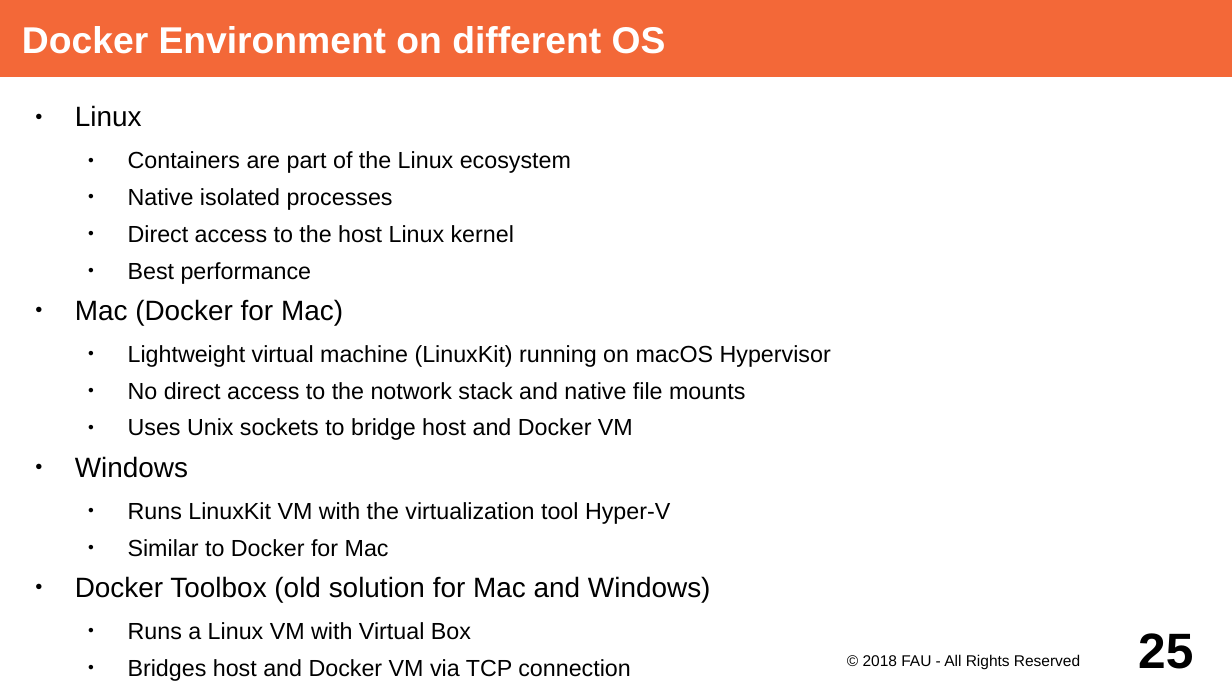
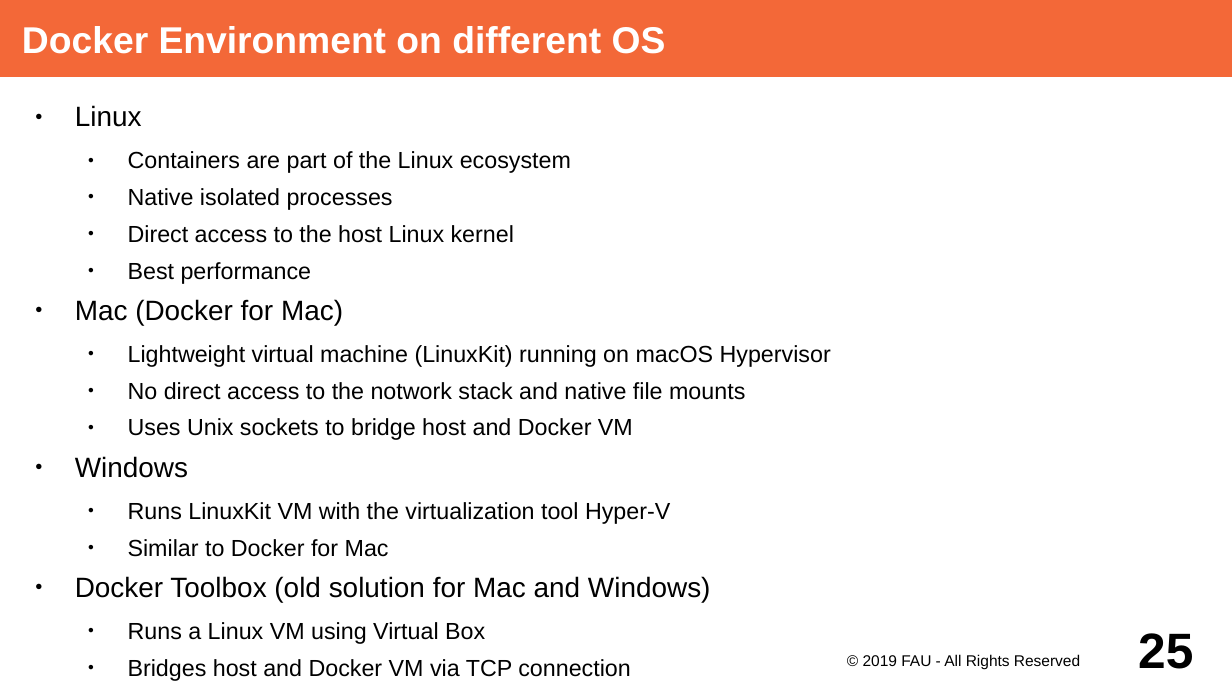
Before and after one commit to dirkriehle/adap-course, a slide deck: slide 25 of Lecture Slides/ADAP Z01 - Containerization.odp. Drawn at 1232x693 pixels with LibreOffice and Linux fonts; fonts in the diff are those of the drawing. Boxes give left, top, right and bottom in pixels: in the first picture for what was removed or moved away, otherwise in the second. Text is boxed around its words. In the diff, an @@ line names an element or a change of style, - is before the commit and + after.

```diff
--- a/Lecture Slides/ADAP Z01 - Containerization.odp
+++ b/Lecture Slides/ADAP Z01 - Containerization.odp
@@ text at [128,622,485,644]: text changed @@
-  ● Runs a Linux VM with Virtual Box
+  ● Runs a Linux VM using Virtual Box
@@ text at [863,654,1080,670]: text changed @@
-© 2018 FAU - All Rights Reserved
+© 2019 FAU - All Rights Reserved
```
Also in this commit, not shown: 26 other slides changed.
